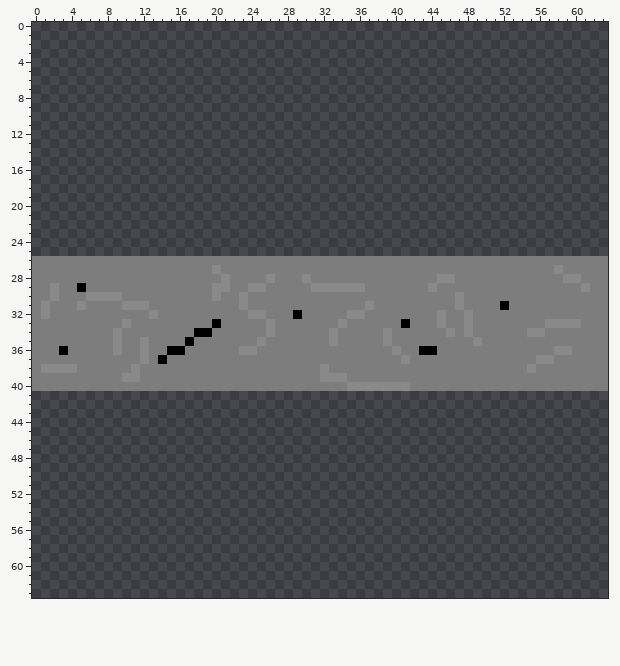
One commit to this pixel-art sprite: sprites/Spr_Sector_Gate/dcebd16f-265a-42fb-8824-4e38b4062309.png. The picture above is the old version.
The file is 64x64 pixels.
And afterwards:
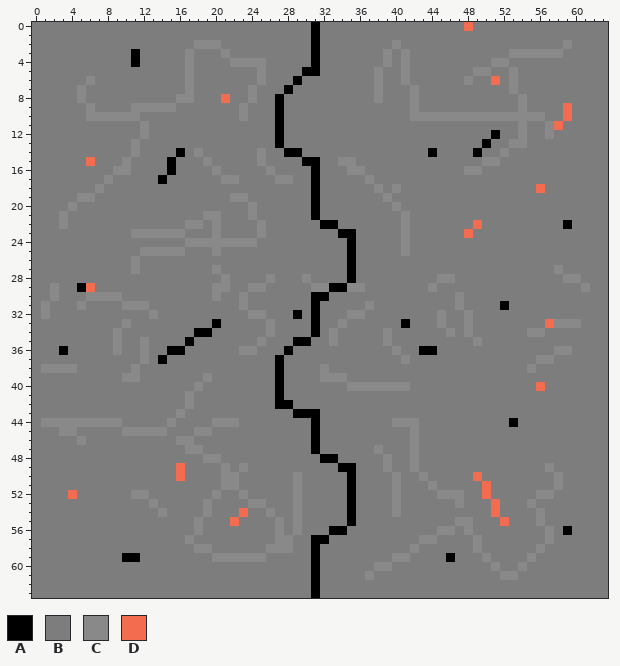
Palette (. is transparent): A #000000  B #7d7d7d  C #898989  D #f36c4f
Change:
Changed rows in their new state; - is an unchanged pixel.
first column x 0:
 0 BBBBBBBBBBBBBBBBBBBBBBBBBBBBBBBABBBBBBBBBBBBBBBBDBBBBBBBBBBBBBBB
 1 BBBBBBBBBBBBBBBBBBBBBBBBBBBBBBBABBBBBBBBBBBBBBBBBBBBBBBBBBBBBBBB
 2 BBBBBBBBBBBBBBBBBBCCCBBBBBBBBBBABBBBBBBBCBBBBBBBBBBBBBBBBBBCBBBB
 3 BBBBBBBBBBBABBBBBCBBBCBBBBBBBBBABBBBBBBCBCBBBBBBBBBBBCCCCCCBBBBB
 4 BBBBBBBBBBBABBBBBCBBBBCCCCBBBBBABBBBBBBCBCBBBBBBBBBCCBBBBBBBBBBB
 5 BBBBBBBBBBBBBBBBBCBBBBBBBCBBBBAABBBBBBCBBCBBBBBBBCCBBCBBBBBBBBBB
 6 BBBBBBCBBBBBBBBBBCBBBBBBBCBBBABBBBBBBBCBBCBBBBBBCBBDBCBBBBBBBBBB
 7 BBBBBCBBBBBBBBBBBCBBBBBBCBBBABBBBBBBBBCBBBCBBBBBBBBBBCBBBBBBBBBB
 8 BBBBBCBBBBBBBBBBCCBBBDBBCBBABBBBBBBBBBCBBBCBBBBBBBBBBBCBBBBBBBBB
 9 BBBBBBCBBBBCCCCCBBBBBBBCBBBABBBBBBBBBBBBBBCBBBBBBBBBBBCBBBBDBBBB
10 BBBBBBCCCCCCBBBBBBBBBBBCBBBABBBBBBBBBBBBBBCCCCCCCCCCCCCCCBBDBBBB
11 BBBBBBBBBBBBCBBBBBBBBBBBBBBABBBBBBBBBBBBBBBBBBBBBBBBBBCBBCDBBBBB
12 BBBBBBBBBBBBCBBBBBBBBBBBBBBABBBBBBBBBBBBBBBBBBBBBBBABBCBBCBBBBBB
13 BBBBBBBBBBBCBBBBBBBBBBBBBBBABBBBBBBBBBBBBBBBBBBBBBABBCCBBBBBBBBB
14 BBBBBBBBBBBCBBBBABCBBBBBBCBBAABBBBBBBBBBBBBBABBBBABBCBBBBBBBBBBB
15 BBBBBBDBBBCBBBBABBBCBBBBBCBBBBAABBCCBBBBBBBBBBBBBBCCBBBBBBBBBBBB
16 BBBBBBBBBCCBBBBABBBBCBBBBBCBBBBABBBCCBBBBBBBBBBBCCBBBBBBBBBBBBBB
17 BBBBBBBBCBBBBBABBBBBBCCBBBBCCBBABBBBBCBBBBBBBBBBBBBBBBBBBBBBBBBB
18 BBBBBBBCBBBBBBBBBBBBBBBBBBBBBBBABBBBBBCBCBBBBBBBBBBBBBBBDBBBBBBB
19 BBBBBCCBBBBBBBBBBBBBBBCCBBBBBBBABBBBBBBCBBBBBBBBBBBBBBBBBBBBBBBB
20 BBBBCBBBBBBBBBBBBBBBBBBBCBBBBBBABBBBBBBBCBBBBBBBBBBBBBBBBBBBBBBB
21 BBBCBBBBBBBBBBBBBBBCCBBBCBBBBBBABBBBBBBBBCBBBBBBBBBBBBBBBBBBBBBB
22 BBBCBBBBBBBBBBBBBCCBCBBBBCBBBBBBAABBBBBBBCBBBBBBBDBBBBBBBBBABBBB
23 BBBBBBBBBBBCCCCCCBBBCBBBBCBBBBBBBBAABBBBBCBBBBBBDBBBBBBBBBBBBBBB
24 BBBBBBBBBBBBBBBBBCCCCCCCCBBBBBBBBBBABBBBBCBBBBBBBBBBBBBBBBBBBBBB
25 BBBBBBBBBBBBCCCCCBBBCBBBBBBBBBBBBBBABBBBBCBBBBBBBBBBBBBBBBBBBBBB
26 -----------C-----------------------A----------------------------
27 -----------C-----------------------A----------------------------
28 -----------------------------------A----------------------------
29 ------D--------------------------AA-----------------------------
30 -------------------------------AA-------------------------------
31 -------------------------------A--------------------------------
32 -------------------------------A--------------------------------
33 -------------------------------A-------------------------D------
34 -------------------------------A--------------------------------
35 -----------------------------AA---------------------------------
36 ----------------------------A-----------------------------------
37 ---------------------------A------------------------------------
38 ---------------------------A------------------------------------
39 -------------------C-------A------------------------------------
40 ------------------C--------A----------------------------D-------
41 BBBBBBBBBBBBBBBBBCBBBBBBBBBABBBBBBBBBBBBBBBBBBBBBBBBBBBBBBBBBBBB
42 BBBBBBBBBBBBBBBBBCBBBBBBBBBAABBBBBBBBBBBBBBBBBBBBBBBBBBBBBBBBBBB
43 BBBBBBBBBBBBBBBBCBBBBBBBBBBBBAAABBBBBBBBBBBBBBBBBBBBBBBBBBBBBBBB
44 BCCCCCCCCCBBBBBCBBBBCCCBBBBBBBBABBBBBBBBCCCBBBBBBBBBBABBBBBBBBBB
45 BBBCCBBBBBCCCCCBBBCCBBBBBBBBBBBABBBBBBBBBBCBBBBBBBBBBBBBBBBBBBBB
46 BBBBBCBBBBBBBBBBCCBBBBBBBBBBBBBABBBBBBBBBBCBBBBBBBBBBBBBBBBBBBBB
47 BBBBBBBBBBBBBBBBBCCBBBBBBBBBBBBABBBBBBCBBBCBBBBBBBBBBBBBBBBBBBBB
48 BBBBBBBBBBBBBBBBBBBCCBBBBBBBBBBBAABBBBBCBBCBBBBBBBBBBBBBBBBBBBBB
49 BBBBBBBBBBBBBBBBDBBBBCBCBBBBBBBBBBAABBBCBBCBBBBBBBBBBBBBBCBBBBBB
50 BBBBBBBBBBBBBBBBDBBBBCCBBBBBBCBBBBBABBBBCBBCBBBBBDBBBBBBBBCBBBBB
51 BBBBBBBBBBBBBBBBBBBBBCCBBBBBBCBBBBBABBBBCBBBCBBBBBDBBBBBBBCBBBBB
52 BBBBDBBBBBBCCBBBBBBBCBBCBBBBBCBBBBBABBBBCBBBBCCCBBDBBBBBCCBBBBBB
53 BBBBBBBBBBBBBCBBBBBCBBBBCCBBBCBBBBBABBBBCBBBBBBCBBBDBBBCBBBBBBBB
54 BBBBBBBBBBBBBBCBBBBCBBBDBBCBBCBBBBBABBBBCBBBBBBBBBBDBBBBCBBBBBBB
55 BBBBBBBBBBBBBBBBBBCBBBDBBBBCBCBBBBBABBBBBBBBBBBCCBBBDBBBCBBBBBBB
56 BBBBBBBBBBBBBBBBBBCBBBBBBBBCBCBBBAABBBBBBBBBBCCBCBBBBBBBBCBABBBB
57 BBBBBBBBBBBBBBBBBCBBBBBBBBBCCBBAABBBBBBBBBBCCBBBBCBBBBBBBCBBBBBB
58 BBBBBBBBBBBBBBBBBBCCBBBBBBCCCBBABBBBBBBBBBCBBBBBBCBBBBBBCBBBBBBB
59 BBBBBBBBBBAABBBBBBBBCCCCCCBBBBBABBBBBBBBCCBBBBABBBCBBBBCBBBBBBBB
60 BBBBBBBBBBBBBBBBBBBBBBBBBBBBBBBABBBBBBCCBBBBBBBBBBBCBBCBBBBBBBBB
61 BBBBBBBBBBBBBBBBBBBBBBBBBBBBBBBABBBBBCBBBBBBBBBBBBBBCCBBBBBBBBBB
62 BBBBBBBBBBBBBBBBBBBBBBBBBBBBBBBABBBBBBBBBBBBBBBBBBBBBBBBBBBBBBBB
63 BBBBBBBBBBBBBBBBBBBBBBBBBBBBBBBABBBBBBBBBBBBBBBBBBBBBBBBBBBBBBBB
Where, in picture pixels (left, top, right, bottom), the same in both pictures:
changed: (32, 22, 608, 598)
